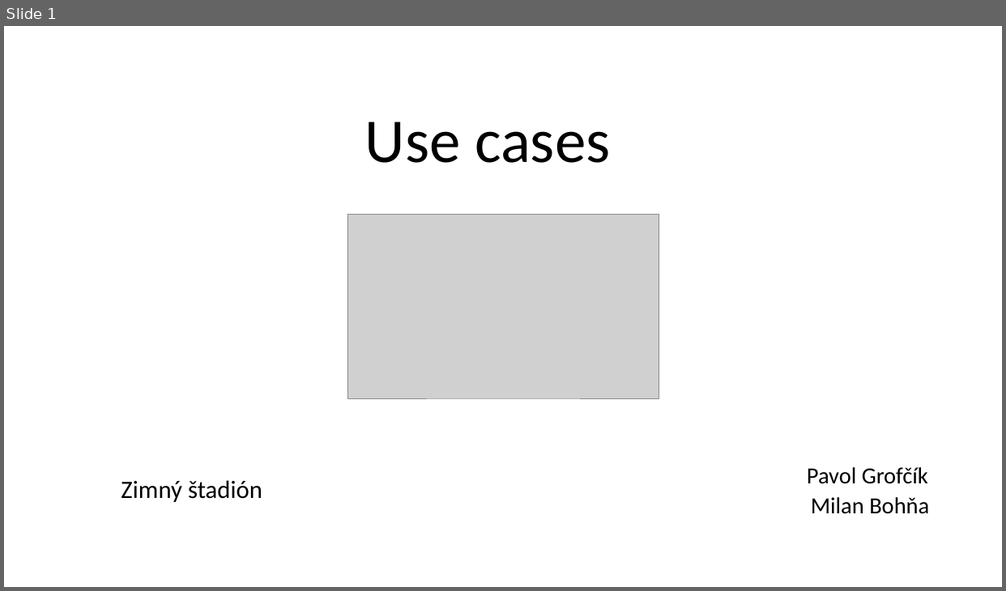
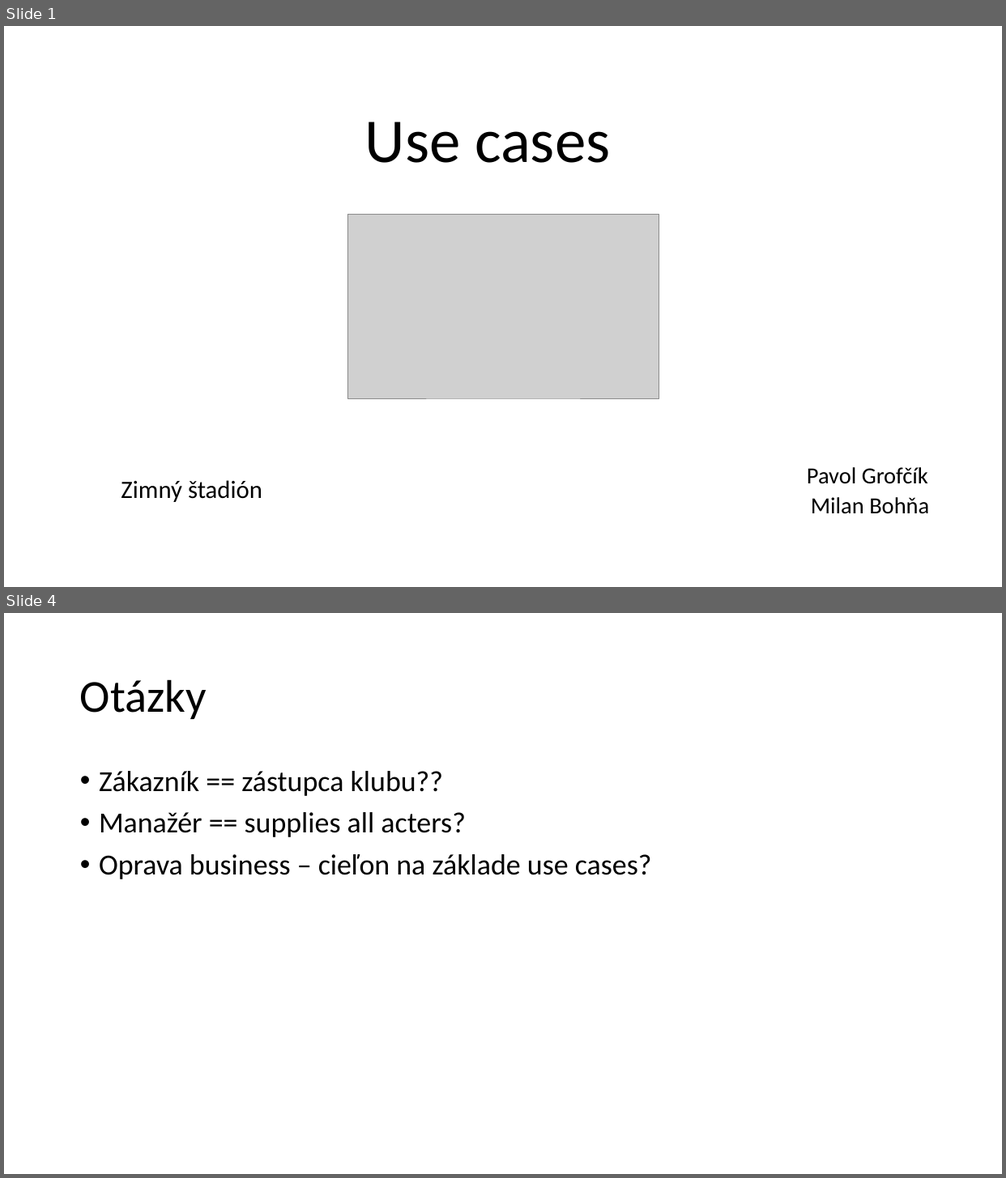
Before and after one commit to PavolGrofcik/PSI, a slide deck: Exercises/PPT 5.pptx. Shown one above the other, each under a label of ours: slide 1 before the commit, slides 1 and 4 after it; the slides between them are not shown. The pictures are 1006x591 and 1006x1178 pixels, drawn with LibreOffice and Linux fonts; fonts in the diff are those of the drawing; grey boxes stand for pictures. Boxes give left, top, right and bottom in pixels: in the first picture for what was removed or moved away, otherwise in the second. Text is boxed around its words. In the diff, an @@ line names an element or a change of style, - is before the commit and + after.

```diff
--- a/Exercises/PPT 5.pptx
+++ b/Exercises/PPT 5.pptx
@@ slide 4 added at (4, 613, 1002, 1174), background #FFFFFF @@
@@ title added at (80, 679, 206, 719), 44 pt, text #000000 @@
+Otázky
@@ text added at (99, 771, 652, 879), 28 pt, text #000000 @@
+• Zákazník == zástupca klubu??
+• Manažér == supplies all acters?
+• Oprava business – cieľon na základe use cases?
```
Also in this commit, not shown: 3 other slides added, 2 slides removed, 2 other files.
